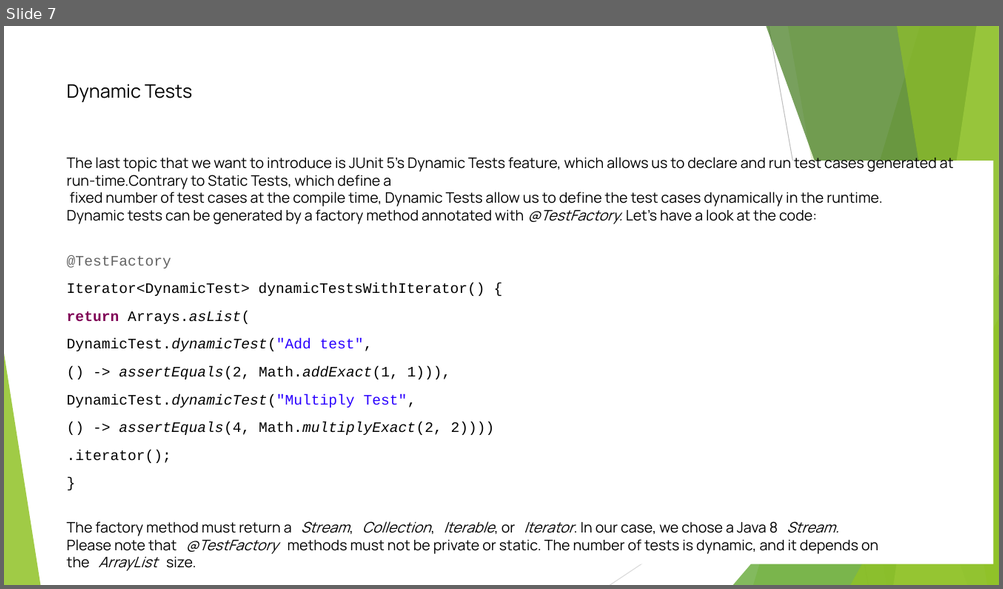
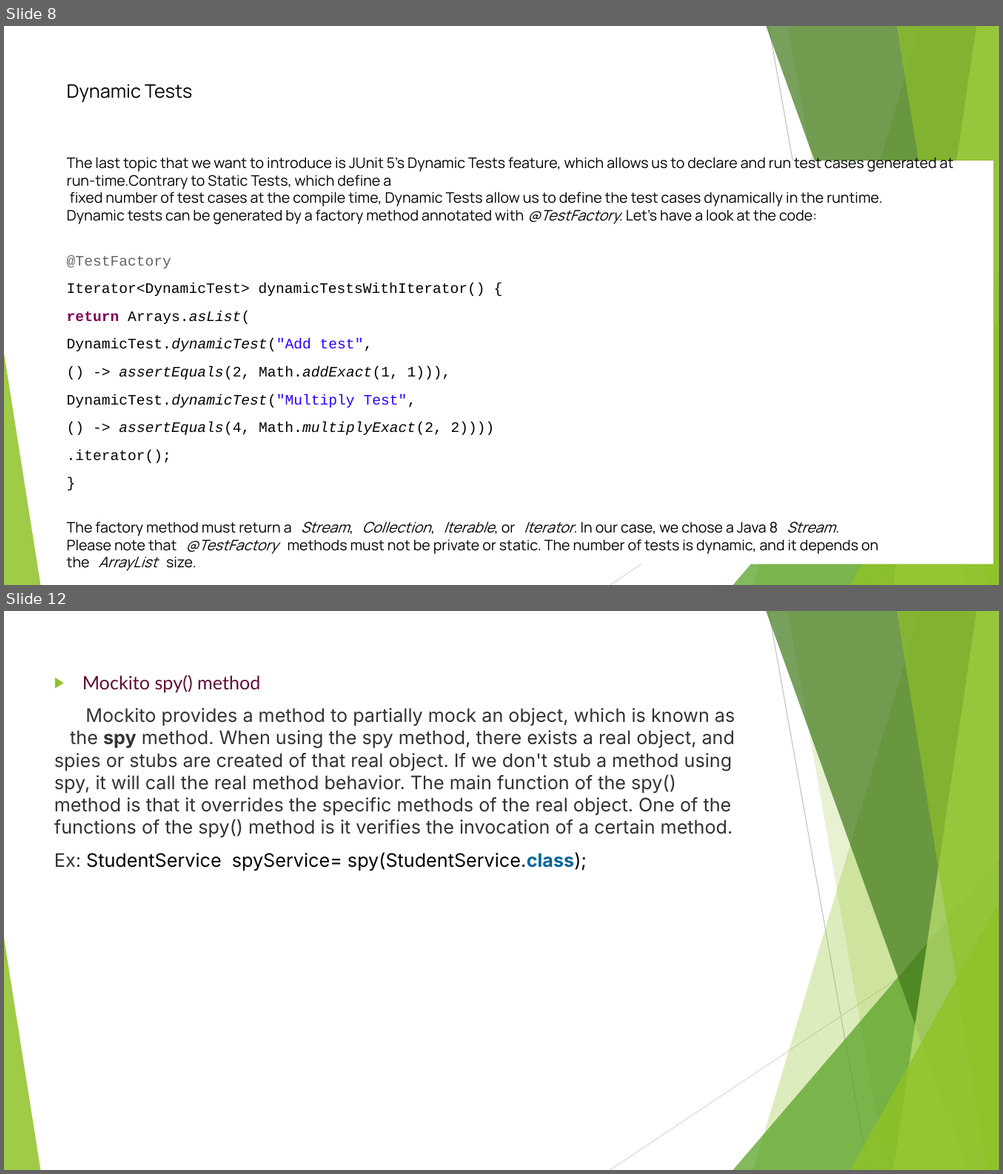
Before and after one commit to madhav123/junit5-ex, a slide deck: Junit5-indtoduction.pptx. Shown one above the other, each under a label of ours: slide 7 before the commit, slides 8 and 12 after it; the slides between them are not shown. The pictures are 1003x589 and 1003x1174 pixels, drawn with LibreOffice and Linux fonts; fonts in the diff are those of the drawing. Boxes give left, top, right and bottom in pixels: in the first picture for what was removed or moved away, otherwise in the second. Text is boxed around its words. In the diff, an @@ line names an element or a change of style, - is before the commit and + after.

```diff
--- a/Junit5-indtoduction.pptx
+++ b/Junit5-indtoduction.pptx
@@ slide 12 added at (4,611,999,1170), background #FFFFFF; not listed: 10 template elements that a slide beside it also shows @@
@@ text added at (54,675,734,871), 18 pt, text #333333 @@
+▶ Mockito spy() method
+Mockito provides a method to partially mock an object, which is known as the spy method. When using the spy method, there exists a real object, and spies or stubs are created of that real object. If we don't stub a method using spy, it will call the real method behavior. The main function of the spy() method is that it overrides the specific methods of the real object. One of the functions of the spy() method is it verifies the invocation of a certain method.
+Ex: StudentService spyService= spy(StudentService.class);
@@ what was slide 7 is now slide 8 @@
```
Also in this commit, not shown: 2 slides changed, 3 other slides added, 1 slide removed, 1 other file.
